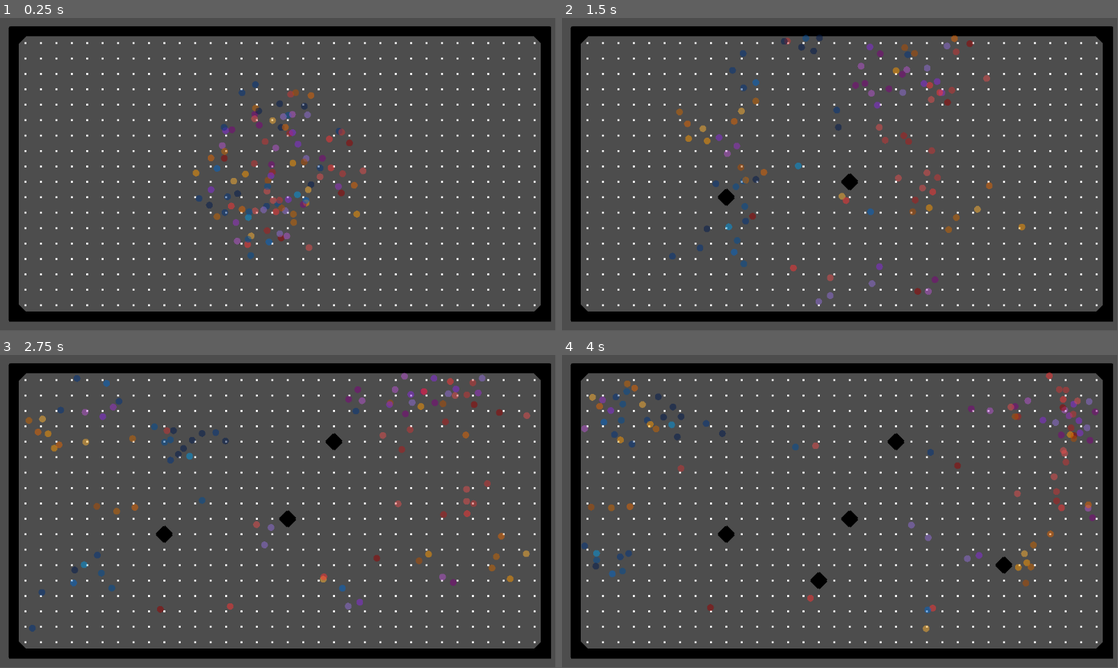
Above: before the commit, frames 1-4 (two rows, left to right).
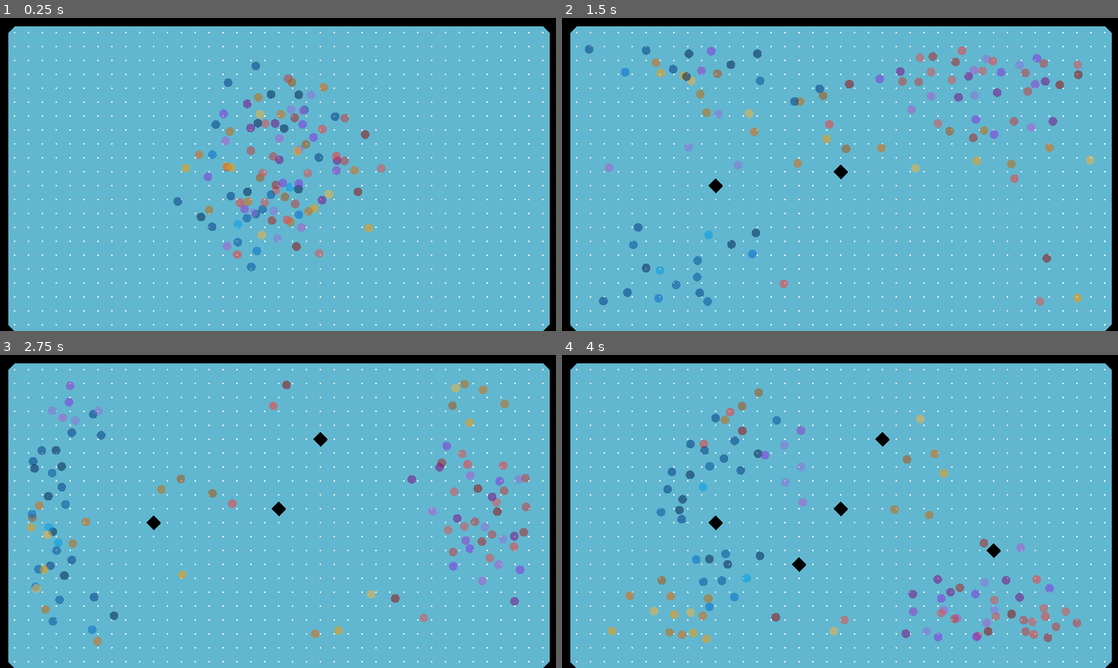
Above: after the commit, the same moments.

Repository: joesobo/EcoSystem
Game: Godot game, scene res://scenes/marching_squares.tscn
Same seed, same stepped clock (60 frames per second), same inputs: the game is played once before the commit and once after it.
Inputs (mouse positions are in pixels of both pictures, inside the frame that each line leads up to):
- Up to frame 1 (0.25 s): no input
- Up to frame 2 (1.5 s): move the mouse to (851, 177) at 0.52 s; click (851, 177) at 0.67 s; move the mouse to (728, 190) at 1.27 s; click (728, 190) at 1.42 s
- Up to frame 3 (2.75 s): move the mouse to (333, 442) at 2.02 s; click (333, 442) at 2.17 s
- Up to frame 4 (4 s): move the mouse to (812, 574) at 2.77 s; click (812, 574) at 2.92 s; move the mouse to (1006, 558) at 3.52 s; click (1006, 558) at 3.67 s
In our replay, the window is 799x449 before the commit and 800x450 after it. These sizes can differ from the game's own. Grey fills any space a smaller window leaves; there, only what the larger window draws over its background counts as a difference.

The runs differ from the first frame. In frame 1, 100% of the frame differs, in the area x 0-100%, y 0-100%; in frame 2, 99%; in frame 3, 100%; in frame 4, 100%.

Commit message:
setup pixel perfect size

Diff:
--- a/project.godot
+++ b/project.godot
@@ -21,6 +21,11 @@
 
 [display]
 
+window/size/viewport_width=640
+window/size/viewport_height=360
+window/size/window_width_override=1280
+window/size/window_height_override=720
+window/stretch/mode="canvas_items"
 window/size/always_on_top.editor=true
 
 [dotnet]
@@ -42,3 +47,8 @@
 2d_physics/layer_3="OrangeFish"
 2d_physics/layer_4="Predator"
 2d_physics/layer_5="Food"
+
+[rendering]
+
+textures/canvas_textures/default_texture_filter=3
+viewport/transparent_background=true
--- a/scenes/breeding_ui.tscn
+++ b/scenes/breeding_ui.tscn
@@ -1,6 +1,7 @@
-[gd_scene load_steps=3 format=3 uid="uid://8gnwrljkkfu3"]
+[gd_scene load_steps=4 format=3 uid="uid://8gnwrljkkfu3"]
 
 [ext_resource type="Script" path="res://scripts/ui/breeding_ui.gd" id="1_hw3y1"]
+[ext_resource type="Texture2D" uid="uid://77th07mx1pwf" path="res://sprites/StorageUI.png" id="2_puq0v"]
 
 [sub_resource type="LabelSettings" id="LabelSettings_lseh1"]
 font_size = 24
@@ -37,3 +38,7 @@
 size_flags_vertical = 0
 text = "Total Fish: 0"
 label_settings = SubResource("LabelSettings_lseh1")
+
+[node name="Sprite2D" type="Sprite2D" parent="BreedingUI"]
+position = Vector2(240, 148)
+texture = ExtResource("2_puq0v")
--- a/scenes/marching_squares.tscn
+++ b/scenes/marching_squares.tscn
@@ -8,6 +8,7 @@
 [ext_resource type="PackedScene" uid="uid://8gnwrljkkfu3" path="res://scenes/breeding_ui.tscn" id="6_oa61i"]
 
 [sub_resource type="RectangleShape2D" id="RectangleShape2D_6mmkp"]
+size = Vector2(11.6232, 11.5267)
 
 [sub_resource type="ShaderMaterial" id="ShaderMaterial_mi3id"]
 shader = ExtResource("3_srn0q")
@@ -17,14 +18,16 @@
 
 [sub_resource type="CanvasTexture" id="CanvasTexture_1l0eq"]
 
+[sub_resource type="CanvasTexture" id="CanvasTexture_6n80m"]
+
 [node name="Node2D" type="Node2D"]
 
 [node name="MarchingSquares" type="Node2D" parent="." node_paths=PackedStringArray("static_body")]
-position = Vector2(21, 20)
+position = Vector2(1, 1)
 script = ExtResource("1_7sy1n")
-voxel_size = 32
-voxel_resolution_x = 36
-voxel_resolution_y = 20
+voxel_size = 16
+voxel_resolution_x = 41
+voxel_resolution_y = 24
 voxel_scene = ExtResource("2_4y4kx")
 static_body = NodePath("StaticBody2D")
 
@@ -36,6 +39,7 @@
 input_pickable = true
 
 [node name="CollisionShape2D" type="CollisionShape2D" parent="MarchingSquares/StaticBody2D"]
+position = Vector2(-4.18842, 4.23666)
 shape = SubResource("RectangleShape2D_6mmkp")
 debug_color = Color(0, 0.6, 0.701961, 0.419608)
 
@@ -47,3 +51,10 @@
 script = ExtResource("3_qhq6a")
 fishScene = ExtResource("4_q7dbu")
 breedingUIScene = ExtResource("6_oa61i")
+
+[node name="Sprite2D" type="Sprite2D" parent="."]
+modulate = Color(0.380392, 0.717647, 0.811765, 1)
+z_index = -1
+position = Vector2(377, 202)
+scale = Vector2(750, 400)
+texture = SubResource("CanvasTexture_6n80m")
--- a/scenes/multiFish.tscn
+++ /dev/null
@@ -1,44 +0,0 @@
-[gd_scene load_steps=9 format=3 uid="uid://m3l74tktju12"]
-
-[ext_resource type="Script" path="res://scripts/FishManager.gd" id="1_qq4p2"]
-[ext_resource type="PackedScene" uid="uid://dahto7bhai8pl" path="res://scenes/fish.tscn" id="2_cssk5"]
-[ext_resource type="PackedScene" uid="uid://yc35bijsp2iy" path="res://scenes/orangeFish.tscn" id="3_fynnq"]
-[ext_resource type="PackedScene" uid="uid://dvut7wtxxf61w" path="res://scenes/predator.tscn" id="4_vv6sf"]
-[ext_resource type="Script" path="res://scripts/marchingSquares/VoxelGrid.gd" id="7_porc5"]
-[ext_resource type="PackedScene" uid="uid://bltijxvovh1q" path="res://scenes/voxel.tscn" id="8_mcdb4"]
-
-[sub_resource type="RectangleShape2D" id="RectangleShape2D_1f7qe"]
-
-[sub_resource type="CanvasTexture" id="CanvasTexture_05vke"]
-
-[node name="FishManager" type="Node2D"]
-script = ExtResource("1_qq4p2")
-fishCount = 1
-fishScenes = Array[PackedScene]([ExtResource("2_cssk5"), ExtResource("3_fynnq")])
-predatorCount = 0
-predator = ExtResource("4_vv6sf")
-
-[node name="MarchingSquares" type="Node2D" parent="." node_paths=PackedStringArray("static_body")]
-z_index = 1
-position = Vector2(16, 16)
-script = ExtResource("7_porc5")
-voxel_size = 60
-voxel_resolution = 40
-voxel_scene = ExtResource("8_mcdb4")
-static_body = NodePath("StaticBody2D")
-
-[node name="StaticBody2D" type="StaticBody2D" parent="MarchingSquares"]
-position = Vector2(580, 314)
-scale = Vector2(59.76, -33.406)
-input_pickable = true
-
-[node name="CollisionShape2D" type="CollisionShape2D" parent="MarchingSquares/StaticBody2D"]
-shape = SubResource("RectangleShape2D_1f7qe")
-
-[node name="MeshInstance2D" type="MeshInstance2D" parent="MarchingSquares"]
-texture = SubResource("CanvasTexture_05vke")
-
-[node name="ObstacleOutline" type="Area2D" parent="MarchingSquares/MeshInstance2D"]
-
-[node name="CollisionPolygon2D" type="CollisionPolygon2D" parent="MarchingSquares/MeshInstance2D/ObstacleOutline"]
-build_mode = 1
--- a/scripts/AddFood.gd
+++ /dev/null
@@ -1,14 +0,0 @@
-extends Node
-
-@export var foodInstance: PackedScene
-
-func _unhandled_input(event: InputEvent) -> void:
-	if event is InputEventMouseButton and event.pressed:
-		var click_pos = event.global_position
-		spawn_food(click_pos)
-
-func spawn_food(pos: Vector2) -> void:
-	var food = foodInstance.instantiate()
-	food.global_position = pos
-	food.rotation_degrees = randf() * 360.0
-	add_child(food)
--- a/scripts/Boid.gd
+++ b/scripts/Boid.gd
@@ -24,7 +24,7 @@
 var obstacles = []
 var viewport_rect
 
-var debug_point_radius = 7.0
+var debug_point_radius = 5.0
 var debug_point_color
 
 var siteArea: Area2D
--- a/scripts/Predator.gd
+++ /dev/null
@@ -1,252 +0,0 @@
-extends RigidBody2D
-
-@export var maxSpeed = 125
-@export var speed = 0
-@export var velocity: Vector2
-
-@export var avoidRadius = 30
-@export var visualRange = 90
-@export var smellRange = 125
-@export var turnSpeed = 1
-
-@export var randomForce = 0.02
-@export var cohesionForce: = 0.005
-
-@export var viewAngle = 90
-
-@export var color_palette = [
-	Color(0.8, 0.0, 0.0, 1.0),  # Red
-	Color(0.9, 0.0, 0.0, 1.0),  # Lighter Red
-	Color(0.6, 0.0, 0.0, 1.0),  # Darker Red
-	Color(0.5, 0.0, 0.0, 1.0),  # Even Darker Red
-	Color(0.3, 0.0, 0.0, 1.0),  # Darkest Red
-]
-@export var type = 'Predator'
-
-var preys = []
-var obstacles = []
-var viewport_rect
-
-var debug_point_radius = 10.0
-var debug_point_color
-
-var siteArea: Area2D
-var siteCollisionShape: CollisionShape2D
-var avoidArea: Area2D
-var avoidCollisionShape: CollisionShape2D
-var bodyArea: Area2D
-var bodyCollisionShape: CollisionShape2D
-
-func _ready():
-	randomize()
-
-	viewport_rect = get_viewport_rect()
-
-	siteArea = get_child(2)
-	siteCollisionShape = siteArea.get_child(0)
-	siteCollisionShape.shape.radius = smellRange
-
-	siteArea.connect("body_entered", _on_Area2D_site_body_entered)
-	siteArea.connect("body_exited", _on_Area2D_site_body_exited)
-
-	avoidArea = get_child(3)
-	avoidCollisionShape = avoidArea.get_child(0)
-	avoidCollisionShape.shape.radius = avoidRadius
-
-	avoidArea.connect("body_entered", _on_Area2D_avoid_body_entered)
-	avoidArea.connect("body_exited", _on_Area2D_avoid_body_exited)
-
-	bodyArea = get_child(4)
-
-	bodyArea.connect("body_entered", _on_Area2D_boid_body_entered)
-
-	speed = randf_range(maxSpeed / 2, maxSpeed)
-	velocity = randomVelocity()
-
-	debug_point_color = color_palette[randi() % color_palette.size()]
-	debug_point_color.a = 0.5
-
-func _draw():
-	draw_circle(Vector2.ZERO, debug_point_radius, debug_point_color)
-
-	# var smellColor = Color(0.0, 1.0, 0.0, 0.5)
-	# draw_circle(Vector2.ZERO, smellRange, smellColor)
-
-	# var avoidColor = Color(1.0, 0.0, 0.0, 0.5)
-	# draw_circle(Vector2.ZERO, avoidRadius, avoidColor)
-
-	# Draw vision cone
-	# drawCone()
-
-	# Draw velocity vector
-	# draw_line(Vector2.ZERO, velocity.normalized() * 10, Color.GREEN, 1)
-
-	# Draw flockmate connections
-	var lineColor = Color.BLACK
-	lineColor.a = 0.5
-	# for prey in preys:
-	# 	if inVisionCone(prey.global_position):
-	# 		draw_line(Vector2.ZERO, prey.global_position - global_position, debug_point_color, 1)
-		# else:
-		# 	draw_line(Vector2.ZERO, prey.global_position - global_position, lineColor, 1)
-
-func drawCone():
-	var points: Array = []
-	var direction_angle = atan2(velocity.y, velocity.x)
-	var start_angle = direction_angle - deg_to_rad(viewAngle / 2)
-	var end_angle = direction_angle + deg_to_rad(viewAngle / 2)
-	var step = deg_to_rad(1.0)  # 1 degree step
-	var angle = start_angle
-
-	while angle <= end_angle:
-		var x = cos(angle) * visualRange
-		var y = sin(angle) * visualRange
-		points.append(Vector2(x, y))
-		angle += step
-
-	# Draw vision boundary lines
-	draw_line(Vector2(0, 0), points[0], Color("fff"), 2)
-	draw_line(Vector2(0, 0), points[-1], Color("fff"), 2)
-
-	# Draw vision area
-	points.insert(0, Vector2(0, 0))
-	draw_colored_polygon(points, Color(1, 1, 1, 0.4))
-
-func _on_Area2D_boid_body_entered(body):
-	body.queue_free()
-
-func _on_Area2D_site_body_entered(body):
-	if body != self and body not in preys && body.type != 'Predator':
-		preys.append(body)
-
-func _on_Area2D_site_body_exited(body):
-	if body in preys:
-		preys.erase(body)
-
-func _on_Area2D_avoid_body_entered(body):
-	if body not in obstacles && "Obstacle" in body.name:
-		obstacles.append(body)
-
-func _on_Area2D_avoid_body_exited(body):
-	if body in obstacles:
-		obstacles.erase(body)
-
-func inVisionCone(position):
-	var direction_angle = atan2(velocity.y, velocity.x)
-	var angle = global_position.direction_to(position).angle()
-	var angle_difference = abs(angle - direction_angle)
-
-	var isInAngle = angle_difference < deg_to_rad(viewAngle)
-
-	var isInRange = global_position.distance_to(position) < visualRange
-
-	return isInAngle && isInRange
-
-func _physics_process(delta):
-	var newVelocity = velocity
-
-	if inAvoidRange():
-		newVelocity += borderForce()
-		newVelocity += obstacleForce()
-	elif preys.size() > 0:
-		newVelocity += preyForce()
-	else:
-		newVelocity += randomVelocity() * randomForce
-		newVelocity += cohesion() * cohesionForce
-
-	velocity = velocity.lerp(newVelocity, turnSpeed)
-	velocity = velocity.normalized() * min(velocity.length(), speed)
-
-	set_linear_velocity(velocity)
-
-	handle_borders()
-
-	queue_redraw()
-
-func cohesion():
-	var numNeighbors = 0
-	var centerVector = Vector2.ZERO
-
-	for prey in preys:
-		centerVector += prey.global_position - global_position
-		numNeighbors += 1
-
-	if (numNeighbors):
-		centerVector /= numNeighbors
-
-	return centerVector
-
-func randomVelocity():
-	return Vector2(randf_range(-1, 1), randf_range(-1, 1)).normalized() * speed
-
-func inAvoidRange():
-	var margin = 10
-
-	var distance_to_left_border = global_position.x - (viewport_rect.position.x + margin)
-	var distance_to_right_border = (viewport_rect.position.x + viewport_rect.size.x - margin) - global_position.x
-	var distance_to_top_border = global_position.y - (viewport_rect.position.y + margin)
-	var distance_to_bottom_border = (viewport_rect.position.y + viewport_rect.size.y - margin) - global_position.y
-
-	return obstacles.size() > 0 || distance_to_left_border < avoidRadius || distance_to_right_border < avoidRadius || distance_to_top_border < avoidRadius || distance_to_bottom_border < avoidRadius
-
-func borderForce():
-	var borderVelocity = Vector2()
-	var margin = 10
-
-	var distance_to_left_border = global_position.x - (viewport_rect.position.x + margin)
-	var distance_to_right_border = (viewport_rect.position.x + viewport_rect.size.x - margin) - global_position.x
-	var distance_to_top_border = global_position.y - (viewport_rect.position.y + margin)
-	var distance_to_bottom_border = (viewport_rect.position.y + viewport_rect.size.y - margin) - global_position.y
-
-	if distance_to_left_border < avoidRadius:
-		borderVelocity.x = ((avoidRadius - distance_to_left_border) / avoidRadius)
-	elif distance_to_right_border < avoidRadius:
-		borderVelocity.x = (-(avoidRadius - distance_to_right_border) / avoidRadius)
-
-	if distance_to_top_border < avoidRadius:
-		borderVelocity.y = ((avoidRadius - distance_to_top_border) / avoidRadius)
-	elif distance_to_bottom_border < avoidRadius:
-		borderVelocity.y = (-(avoidRadius - distance_to_bottom_border) / avoidRadius)
-
-	return borderVelocity * maxSpeed
-
-func obstacleForce():
-	var avoidVelocity = Vector2()
-	var area2D_position = avoidArea.global_position
-
-	for area in obstacles:
-		var distance = area.global_position.distance_to(area2D_position)
-		var direction = (area.global_position - area2D_position).normalized()
-		var force = ((avoidRadius - distance) / avoidRadius) * maxSpeed
-
-		avoidVelocity += direction * force
-
-	return avoidVelocity
-
-func preyForce():
-	var closest_prey: Node2D
-	var closest_distance: float = 1e10
-	var preyVelocity = Vector2()
-
-	for prey in preys:
-		var distance = global_position.distance_to(prey.global_position)
-		if distance < closest_distance:
-			closest_distance = distance
-			closest_prey = prey
-
-	if closest_prey:
-		var direction = (closest_prey.global_position - global_position).normalized()
-		preyVelocity = direction * maxSpeed
-
-	return preyVelocity
-
-func handle_borders():
-	if global_position.x < viewport_rect.position.x:
-		global_position.x = viewport_rect.position.x + viewport_rect.size.x
-	elif global_position.x > viewport_rect.position.x + viewport_rect.size.x:
-		global_position.x = viewport_rect.position.x
-
-	if global_position.y < viewport_rect.position.y:
-		global_position.y = viewport_rect.position.y + viewport_rect.size.y
-	elif global_position.y > viewport_rect.position.y + viewport_rect.size.y:
-		global_position.y = viewport_rect.position.y
--- a/scripts/Type.gd
+++ /dev/null
@@ -1,3 +0,0 @@
-extends Node
-
-@export var type = 'Food'
--- a/scripts/marchingSquares/VoxelGrid.gd
+++ b/scripts/marchingSquares/VoxelGrid.gd
@@ -50,7 +50,7 @@
 func _draw():
 	for outline in outlines:
 		for i in range(outline.size() - 1):
-			draw_line(vertices[outline[i]], vertices[outline[i + 1]], Color.BLACK, 5)
+			draw_line(vertices[outline[i]], vertices[outline[i + 1]], Color.BLACK, 1)
 
 	#for outline in outlines:
 		#for i in range(outline.size() - 1):
Not shown: 1 places in scenes/marching_squares.tscn that only renumber resources
Binary file added: sprites/StorageUI.aseprite
Binary file added: sprites/StorageUI.png
Not shown, added: sprites/StorageUI.png.import
